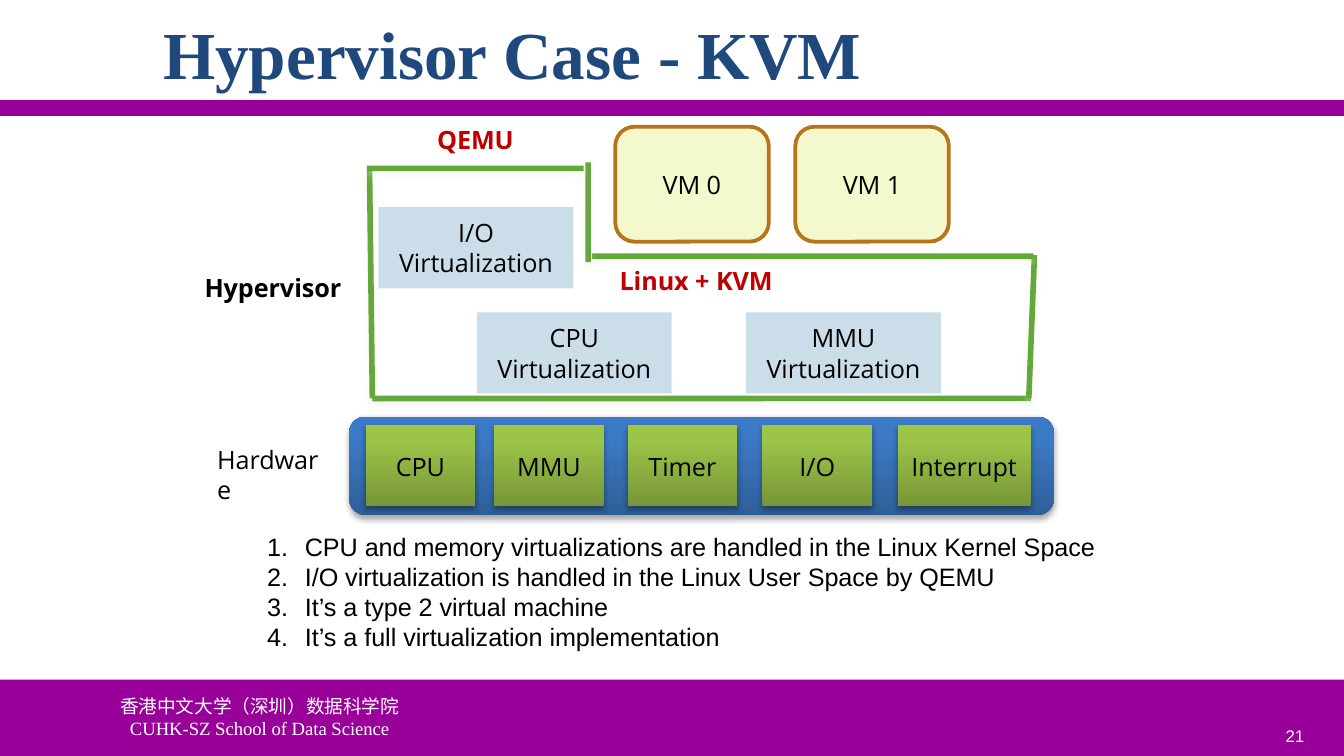
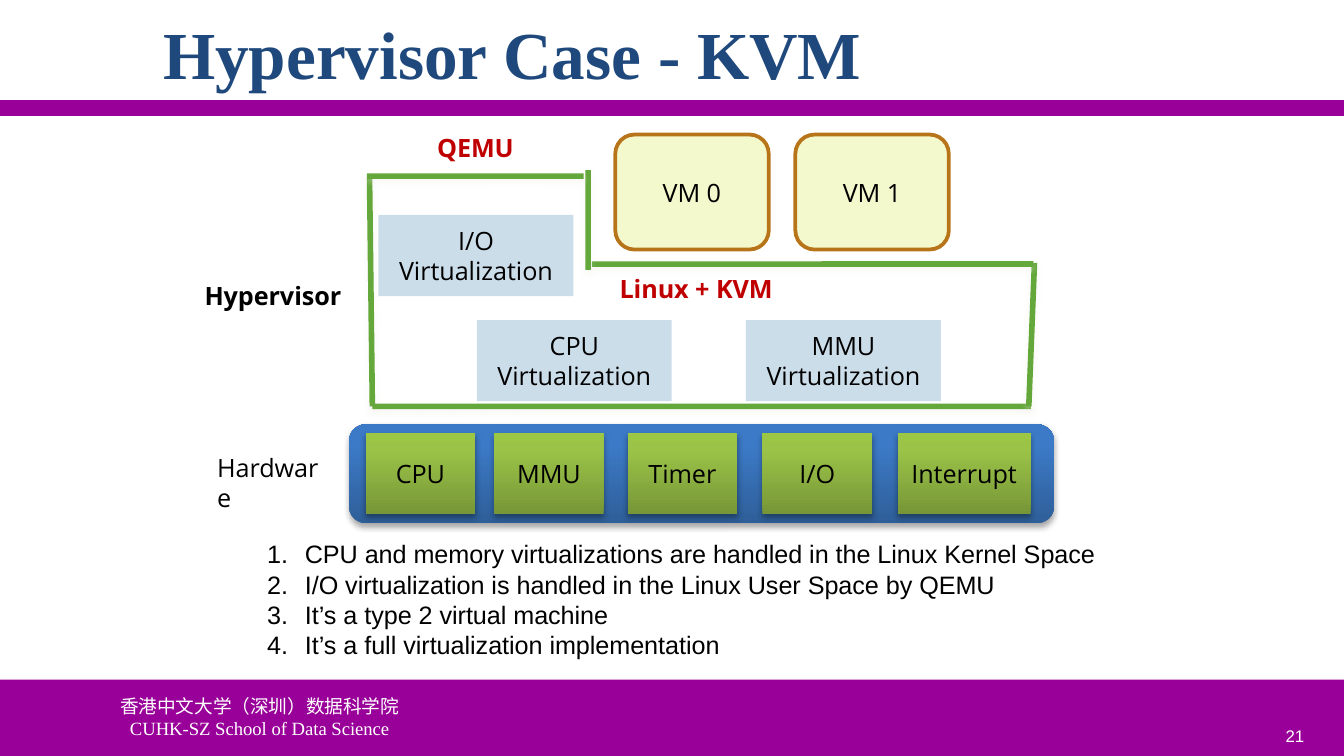
Before and after one commit to ychung1103/ychung1103.github.io, a slide deck: slide 21 of Slides/CSC6103/VT-01 Virtualization Introduction.pptx. Drawn at 1344x756 pixels with LibreOffice and Linux fonts; fonts in the diff are those of the drawing; background and template pictures are left out. Boxes give left, top, right and bottom in pixels: in the first picture for what was removed or moved away, otherwise in the second. Text is boxed around its words. In the diff, an @@ line names an element or a change of style, - is before the commit and + after.

```diff
--- a/Slides/CSC6103/VT-01 Virtualization Introduction.pptx
+++ b/Slides/CSC6103/VT-01 Virtualization Introduction.pptx
@@ 6 texts, 5 lines, 3 rectangles, 3 rounded rectangles: place and size @@
-6 texts, 5 lines, 3 rectangles, 3 rounded rectangles at box(214, 126, 1095, 652)
+6 texts, 5 lines, 3 rectangles, 3 rounded rectangles at box(214, 134, 1095, 660)
@@ 5 rectangles, 1 text, 1 line: place and size @@
-5 rectangles, 1 text, 1 line at box(205, 257, 1034, 507)
+5 rectangles, 1 text, 1 line at box(205, 263, 1034, 513)
```
Also in this commit, not shown: 9 other slides changed.
